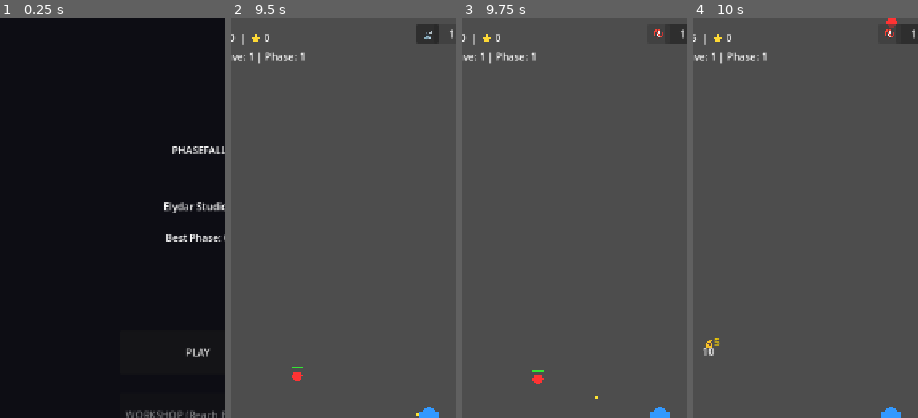
Above: before the commit, frames 1-4 (left to right).
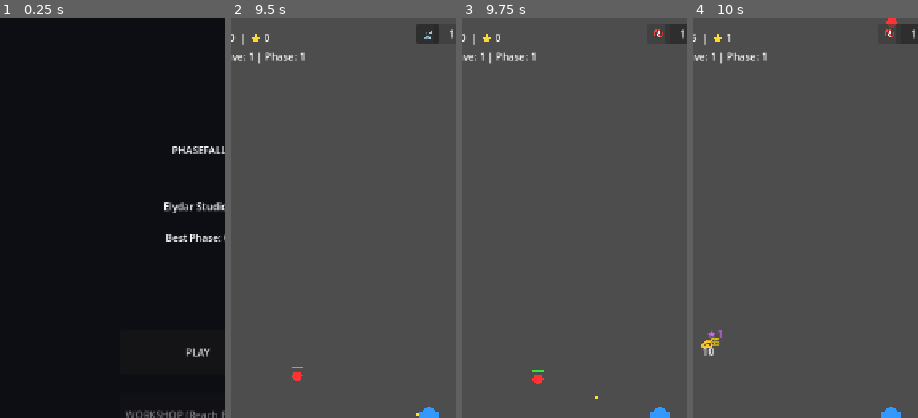
Above: after the commit, the same moments.

Repository: elydarstudio/Base_Defence
Game: Godot game, scene res://Scenes/StartMenu.tscn
Same seed, same stepped clock (60 frames per second), same inputs: the game is played once before the commit and once after it. Sound files missing from this copy of the repository are replaced by a short silence.
Inputs:
- Up to frame 1 (0.25 s): no input
- Up to frame 2 (9.5 s): click "PLAY" at 0.5 s; click "x1" at 1.25 s; click "x5" at 2 s; click "x10" at 2.75 s; click "▲ UPGRADES" at 3.5 s; click "▼ UPGRADES" at 4.25 s; click "⏸" at 5 s; click "RESTART" at 5.75 s; click "1x" at 6.5 s; click "1.5x" at 7.25 s; click "2.0x" at 8 s; click "1.0x" at 8.75 s
- Up to frame 3 (9.75 s): click "🔊" at 9.5 s
- Up to frame 4 (10 s): no input
The pictures show only the part of the screen within x 6-56%, y 0-50%; the shares and areas given below are measured in that part.

Frames 1-3 are identical in both runs. In frame 4, 0.2% of the frame differs, in the area x 3-17%, y 4-83%.

Commit message:
skillmanager succesfully implemented, tokens and shard systems

Diff:
--- a/base-defence/Scripts/SaveManager.gd
+++ b/base-defence/Scripts/SaveManager.gd
@@ -30,7 +30,28 @@
 	# Phase start
 	"max_start_phase": 1,
 	"start_phase": 1,
+	# Skill currencies
+"phase_tokens": 0,
+"phase_tokens_earned": 0,
+"phase_shards": 0,
+"phase_shards_earned": 0,
+"lifetime_kills": 0,
+
+# Unlocked skills (which slot indices are unlocked, 0-based)
+"skill_barrage_unlocked": [],
+"skill_bulwark_unlocked": [],
+"skill_siphon_unlocked": [],
+
+# Skill levels (level per slot, index matches unlocked array)
+"skill_barrage_levels": [],
+"skill_bulwark_levels": [],
+"skill_siphon_levels": [],
+
+# Active keystone
+"active_keystone": "",
 }
+
+
 
 func _ready():
 	load_game()
--- a/base-defence/Scripts/main.gd
+++ b/base-defence/Scripts/main.gd
@@ -349,13 +349,25 @@
 		SaveManager.data["unlock_level"] = 3
 		SaveManager.save_game()
 	$UIManager.apply_unlock_level()
+	SkillManager.on_boss_killed(phase)
 	_update_ui()
 
 # ── Economy ───────────────────────────────────
 func add_currency(amount: int, enemy_pos: Vector2 = Vector2.ZERO):
+	print("add_currency called")
 	var multiplied = $EconomyManager.calc_gold(amount, gold_per_kill_level, gold_mult_level)
 	currency += multiplied
 	enemies_killed += 1
+	SkillManager.on_enemy_killed()
+	spawn_damage_number(multiplied, enemy_pos + Vector2(randf_range(-10, 10), -35), "gold")
+	if randf() < $EconomyManager.calc_drop_chance(legacy_drop_level):
+		var drop = $EconomyManager.calc_lp_drop(lp_gain_level, legacy_mult_level)
+		run_lp += drop
+		SaveManager.data["legacy_points"] += drop
+		SaveManager.save_game()
+		spawn_damage_number(drop, enemy_pos + Vector2(randf_range(-20, 20), -50), "lp")
+	_update_ui()
+
 	spawn_damage_number(multiplied, enemy_pos + Vector2(randf_range(-10, 10), -35), "gold")
 	if randf() < $EconomyManager.calc_drop_chance(legacy_drop_level):
 		var drop = $EconomyManager.calc_lp_drop(lp_gain_level, legacy_mult_level)
--- /dev/null
+++ b/base-defence/Scripts/skillmanager.gd
@@ -0,0 +1,259 @@
+extends Node
+
+# ── Constants ─────────────────────────────────
+const KILLS_PER_SHARD_BASE: int = 1000
+const MAX_TOKENS: int = 15
+const SKILLS_PER_TREE: int = 6  # slots 0-5, slot 5 = keystone
+
+const TREE_BARRAGE: String = "barrage"
+const TREE_BULWARK: String = "bulwark"
+const TREE_SIPHON: String = "siphon"
+
+# ── Kill tracking for shard generation ────────
+var _kills_since_last_shard: int = 0
+
+# ── Read-only helpers ─────────────────────────
+func get_tokens() -> int:
+	return SaveManager.data["phase_tokens"]
+
+func get_shards() -> int:
+	return SaveManager.data["phase_shards"]
+
+func get_lifetime_kills() -> int:
+	return SaveManager.data["lifetime_kills"]
+
+func get_skill_level(tree: String, slot: int) -> int:
+	var levels = SaveManager.data["skill_" + tree + "_levels"]
+	if slot < levels.size():
+		return levels[slot]
+	return 0
+
+func is_skill_unlocked(tree: String, slot: int) -> bool:
+	var unlocked = SaveManager.data["skill_" + tree + "_unlocked"]
+	return slot in unlocked
+
+func get_active_keystone() -> String:
+	return SaveManager.data["active_keystone"]
+
+func has_keystone() -> bool:
+	return SaveManager.data["active_keystone"] != ""
+
+func get_tree_skill_count(tree: String) -> int:
+	return SaveManager.data["skill_" + tree + "_unlocked"].size()
+
+# ── Visual tier helper (for tower visuals later) ──
+# Returns 0-4 based on how many skills unlocked in tree
+# 0 = none, 1 = tier1 (2 skills), 2 = tier2 (4), 3 = keystone (6), 4 = capstone (10)
+func get_visual_tier(tree: String) -> int:
+	var count = get_tree_skill_count(tree)
+	if count >= 10: return 4
+	if count >= 6: return 3
+	if count >= 4: return 2
+	if count >= 2: return 1
+	return 0
+
+# ── Token earning ──────────────────────────────
+# Call this from main.gd on_boss_killed()
+# Phase Tokens earned from phase 3 boss onward
+func on_boss_killed(phase: int):
+	if phase < 3:
+		return
+	if SaveManager.data["phase_tokens_earned"] >= MAX_TOKENS:
+		return
+	SaveManager.data["phase_tokens"] += 1
+	SaveManager.data["phase_tokens_earned"] += 1
+	SaveManager.save_game()
+
+# ── Shard earning ──────────────────────────────
+# Call this from main.gd add_currency() on every kill
+# Returns how many shards were earned this kill (0 or more)
+func on_enemy_killed() -> int:
+	SaveManager.data["lifetime_kills"] += 1
+	_kills_since_last_shard += 1
+	var threshold = _get_shard_threshold()
+	var shards_earned = 0
+	while _kills_since_last_shard >= threshold:
+		_kills_since_last_shard -= threshold
+		SaveManager.data["phase_shards"] += 1
+		SaveManager.data["phase_shards_earned"] += 1
+		shards_earned += 1
+	if shards_earned > 0:
+		SaveManager.save_game()
+	return shards_earned
+
+# Shard threshold scales up over time
+# Base 1000, +100 per shard already earned (soft scaling)
+func _get_shard_threshold() -> int:
+	var shards_earned = SaveManager.data["phase_shards_earned"]
+	return KILLS_PER_SHARD_BASE + (shards_earned * 100)
+
+# ── Token spending — unlock a skill ───────────
+func unlock_skill(tree: String, slot: int) -> bool:
+	# Must have tokens
+	if get_tokens() <= 0:
+		return false
+	# Must not exceed token cap
+	if SaveManager.data["phase_tokens_earned"] > MAX_TOKENS:
+		return false
+	# Must not already be unlocked
+	if is_skill_unlocked(tree, slot):
+		return false
+	# Sequential lock — slot N requires slot N-1 unlocked (except slot 0)
+	if slot > 0 and not is_skill_unlocked(tree, slot - 1):
+		return false
+	# Keystone (slot 5) requires all 5 prior skills unlocked
+	if slot == 5:
+		for i in range(5):
+			if not is_skill_unlocked(tree, i):
+				return false
+		# Can't unlock keystone if another keystone is active
+		if has_keystone():
+			return false
+	# All checks passed — unlock it
+	SaveManager.data["skill_" + tree + "_unlocked"].append(slot)
+	SaveManager.data["skill_" + tree + "_levels"].append(0)
+	SaveManager.data["phase_tokens"] -= 1
+	if slot == 5:
+		SaveManager.data["active_keystone"] = tree
+	SaveManager.save_game()
+	return true
+
+# ── Shard spending — level up a skill ─────────
+func level_skill(tree: String, slot: int) -> bool:
+	if get_shards() <= 0:
+		return false
+	if not is_skill_unlocked(tree, slot):
+		return false
+	# Find the index in the levels array
+	var unlocked = SaveManager.data["skill_" + tree + "_unlocked"]
+	var idx = unlocked.find(slot)
+	if idx == -1:
+		return false
+	SaveManager.data["skill_" + tree + "_levels"][idx] += 1
+	SaveManager.data["phase_shards"] -= 1
+	SaveManager.save_game()
+	return true
+
+# ── Respec — reallocate all tokens ────────────
+# Cost TBD — for now just resets, LP cost will be added later
+func respec(tree: String):
+	var unlocked = SaveManager.data["skill_" + tree + "_unlocked"]
+	var refund = unlocked.size()
+	SaveManager.data["phase_tokens"] += refund
+	SaveManager.data["skill_" + tree + "_unlocked"] = []
+	SaveManager.data["skill_" + tree + "_levels"] = []
+	if SaveManager.data["active_keystone"] == tree:
+		SaveManager.data["active_keystone"] = ""
+	SaveManager.save_game()
+
+# ── Skill effect queries ───────────────────────
+# These are what game systems read to apply skill effects.
+# Returns 0.0 if skill not unlocked or level 0.
+
+# BARRAGE
+func barrage_rapidfire_bonus() -> float:
+	# Every 3rd bullet deals X% bonus — X scales with shard level
+	# Base 20%, +5% per shard level
+	var level = get_skill_level(TREE_BARRAGE, 0)
+	if level == 0 or not is_skill_unlocked(TREE_BARRAGE, 0): return 0.0
+	return 0.20 + (level * 0.05)
+
+func barrage_bleed_dot() -> float:
+	# DoT damage per tick — scales with shard level
+	# Base 5 damage, +2 per level
+	var level = get_skill_level(TREE_BARRAGE, 1)
+	if level == 0 or not is_skill_unlocked(TREE_BARRAGE, 1): return 0.0
+	return 5.0 + (level * 2.0)
+
+func barrage_focus_bonus_per_hit() -> float:
+	# Consecutive hit damage ramp — % per hit
+	# Base 3%, +1% per level
+	var level = get_skill_level(TREE_BARRAGE, 2)
+	if level == 0 or not is_skill_unlocked(TREE_BARRAGE, 2): return 0.0
+	return 0.03 + (level * 0.01)
+
+func barrage_range_bonus() -> float:
+	# Bonus detection radius — flat pixels
+	# Base 50px, +25 per level
+	var level = get_skill_level(TREE_BARRAGE, 3)
+	if level == 0 or not is_skill_unlocked(TREE_BARRAGE, 3): return 0.0
+	return 50.0 + (level * 25.0)
+
+func barrage_momentum_bonus_per_pixel() -> float:
+	# Bonus damage % per pixel traveled
+	# Base 0.05%, +0.02% per level
+	var level = get_skill_level(TREE_BARRAGE, 4)
+	if level == 0 or not is_skill_unlocked(TREE_BARRAGE, 4): return 0.0
+	return 0.0005 + (level * 0.0002)
+
+# BULWARK
+func bulwark_fortify_damage_per_100_shield() -> float:
+	# Bonus damage per 100 max shield
+	# Base 2, +1 per level
+	var level = get_skill_level(TREE_BULWARK, 0)
+	if level == 0 or not is_skill_unlocked(TREE_BULWARK, 0): return 0.0
+	return 2.0 + (level * 1.0)
+
+func bulwark_ironclad_max_bonus() -> float:
+	# Max bonus damage % at full shield
+	# Base 15%, +5% per level
+	var level = get_skill_level(TREE_BULWARK, 1)
+	if level == 0 or not is_skill_unlocked(TREE_BULWARK, 1): return 0.0
+	return 0.15 + (level * 0.05)
+
+func bulwark_zap_damage() -> float:
+	# Damage per zap on shield regen tick
+	# Base 8, +3 per level
+	var level = get_skill_level(TREE_BULWARK, 2)
+	if level == 0 or not is_skill_unlocked(TREE_BULWARK, 2): return 0.0
+	return 8.0 + (level * 3.0)
+
+func bulwark_rampart_shield_per_kill() -> float:
+	# Shield restored per kill
+	# Base 3, +1 per level
+	var level = get_skill_level(TREE_BULWARK, 3)
+	if level == 0 or not is_skill_unlocked(TREE_BULWARK, 3): return 0.0
+	return 3.0 + (level * 1.0)
+
+func bulwark_knockback_force() -> float:
+	# Knockback force in pixels
+	# Base 80, +20 per level
+	var level = get_skill_level(TREE_BULWARK, 4)
+	if level == 0 or not is_skill_unlocked(TREE_BULWARK, 4): return 0.0
+	return 80.0 + (level * 20.0)
+
+# SIPHON
+func siphon_vampiric_damage_per_regen() -> float:
+	# Bonus damage per 1 HP regen amount
+	# Base 1.0, +0.5 per level
+	var level = get_skill_level(TREE_SIPHON, 0)
+	if level == 0 or not is_skill_unlocked(TREE_SIPHON, 0): return 0.0
+	return 1.0 + (level * 0.5)
+
+func siphon_chill_slow() -> float:
+	# Slow % applied on regen tick
+	# Base 10%, +3% per level, soft cap at 60%
+	var level = get_skill_level(TREE_SIPHON, 1)
+	if level == 0 or not is_skill_unlocked(TREE_SIPHON, 1): return 0.0
+	return min(0.60, 0.10 + (level * 0.03))
+
+func siphon_overheal_buffer() -> float:
+	# Overheal buffer as % of max HP
+	# Base 10%, +3% per level
+	var level = get_skill_level(TREE_SIPHON, 2)
+	if level == 0 or not is_skill_unlocked(TREE_SIPHON, 2): return 0.0
+	return 0.10 + (level * 0.03)
+
+func siphon_surge_bonus() -> float:
+	# Damage bonus % while in overheal
+	# Base 15%, +5% per level
+	var level = get_skill_level(TREE_SIPHON, 3)
+	if level == 0 or not is_skill_unlocked(TREE_SIPHON, 3): return 0.0
+	return 0.15 + (level * 0.05)
+
+func siphon_vitality_hp_per_kill() -> float:
+	# HP restored per kill
+	# Base 2, +1 per level
+	var level = get_skill_level(TREE_SIPHON, 4)
+	if level == 0 or not is_skill_unlocked(TREE_SIPHON, 4): return 0.0
+	return 2.0 + (level * 1.0)
--- a/base-defence/project.godot
+++ b/base-defence/project.godot
@@ -20,6 +20,7 @@
 SaveManager="*uid://fp6mm7orsoog"
 AudioManager="*uid://bm6jry8oato4v"
 TooltipData="*uid://dq4cdowwcg7y6"
+SkillManager="*uid://ikddp0tlsnki"
 
 [display]
 
Not shown, added: base-defence/Scripts/skillmanager.gd.uid
